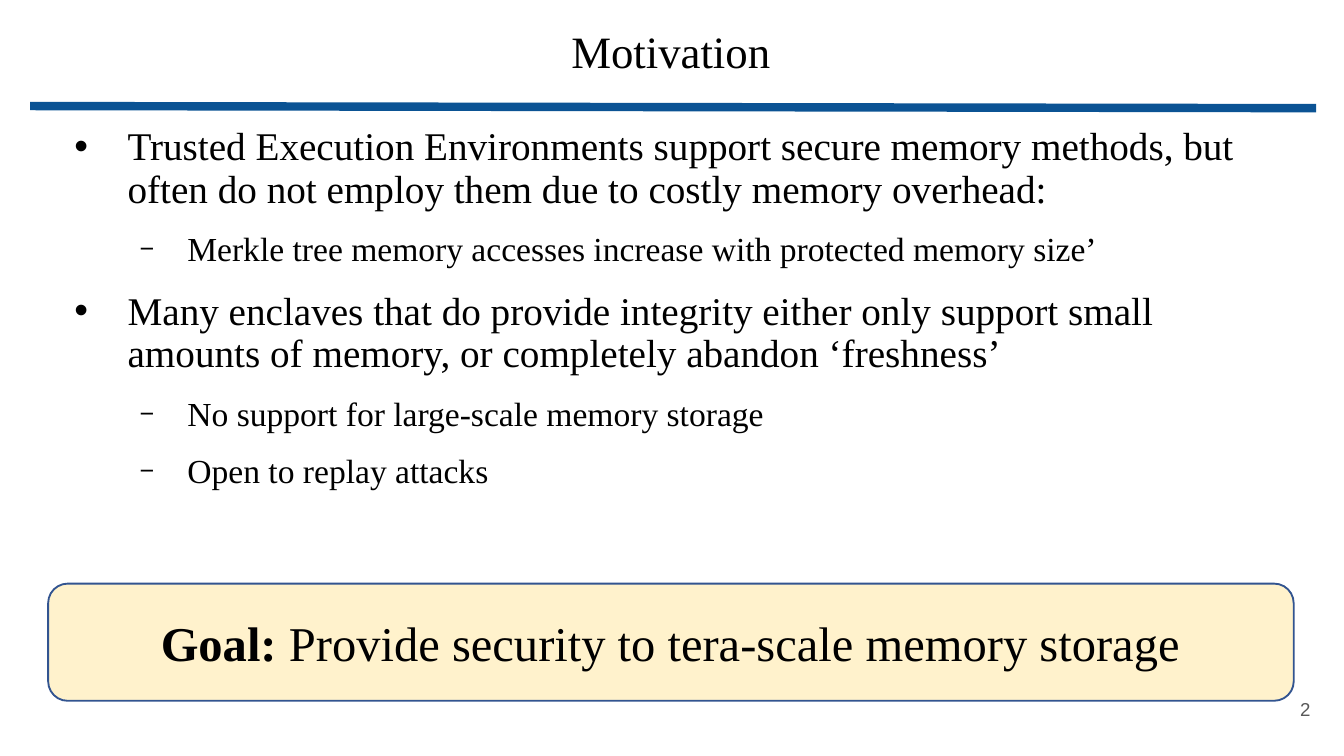
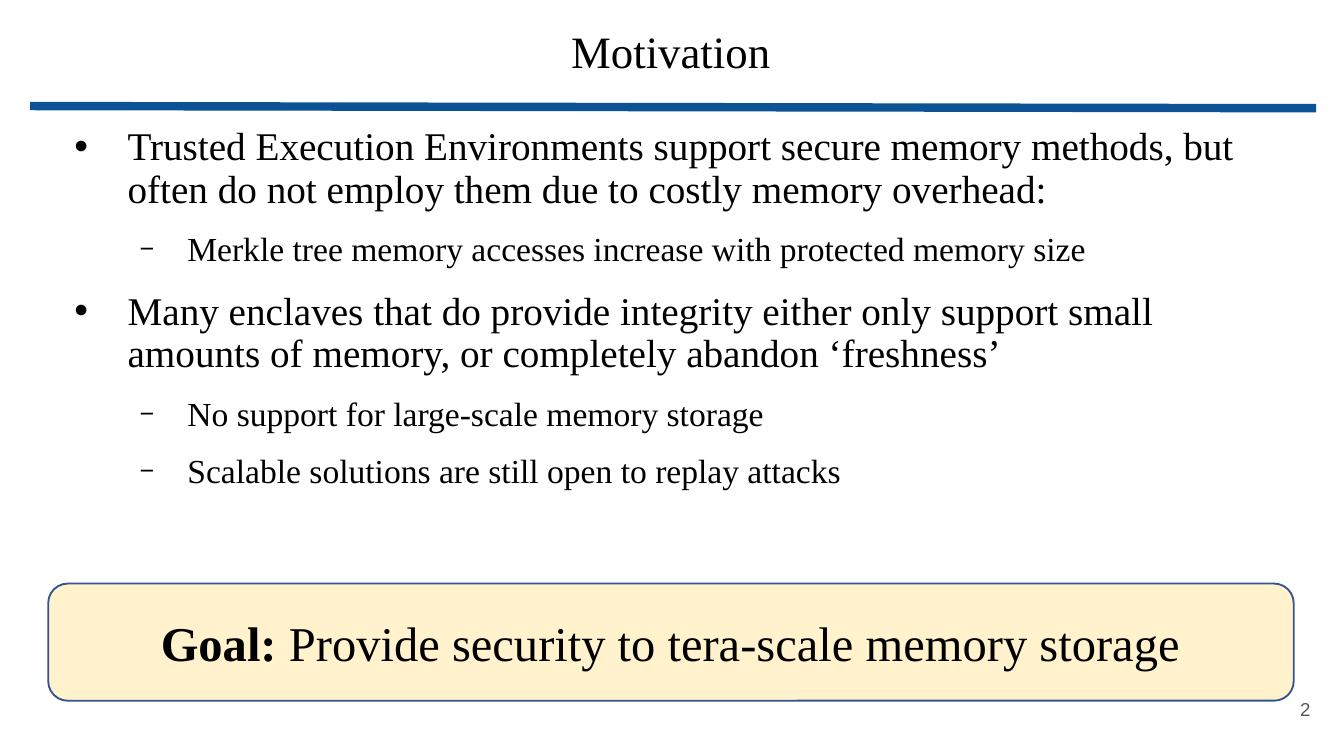
Before and after one commit to wbuz24/grad-research, a slide deck: slide 2 of presentations/Toleo.pptx. Drawn at 1344x756 pixels with LibreOffice and Linux fonts; fonts in the diff are those of the drawing. Boxes give left, top, right and bottom in pixels: in the first picture for what was removed or moved away, otherwise in the second. Text is boxed around its words. In the diff, an @@ line names an element or a change of style, - is before the commit and + after.

```diff
--- a/presentations/Toleo.pptx
+++ b/presentations/Toleo.pptx
@@ text at <box>187,237,1085,268</box>: text changed @@
-  − Merkle tree memory accesses increase with protected memory size’
+  − Merkle tree memory accesses increase with protected memory size
@@ text at <box>187,459,840,490</box>: text changed @@
-  − Open to replay attacks
+  − Scalable solutions are still open to replay attacks
```
Also in this commit, not shown: 9 other slides changed, 6 slides added.
